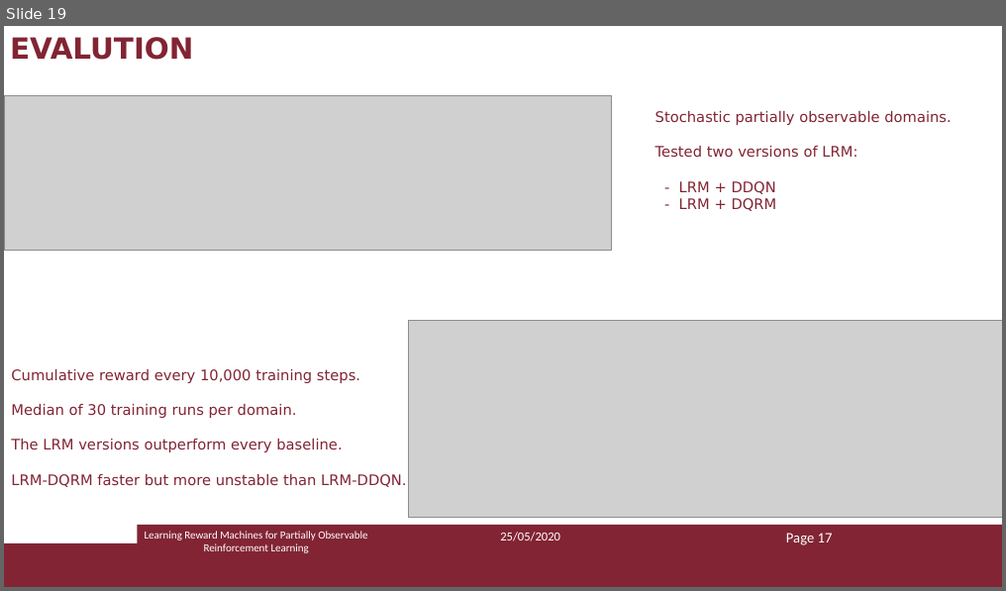
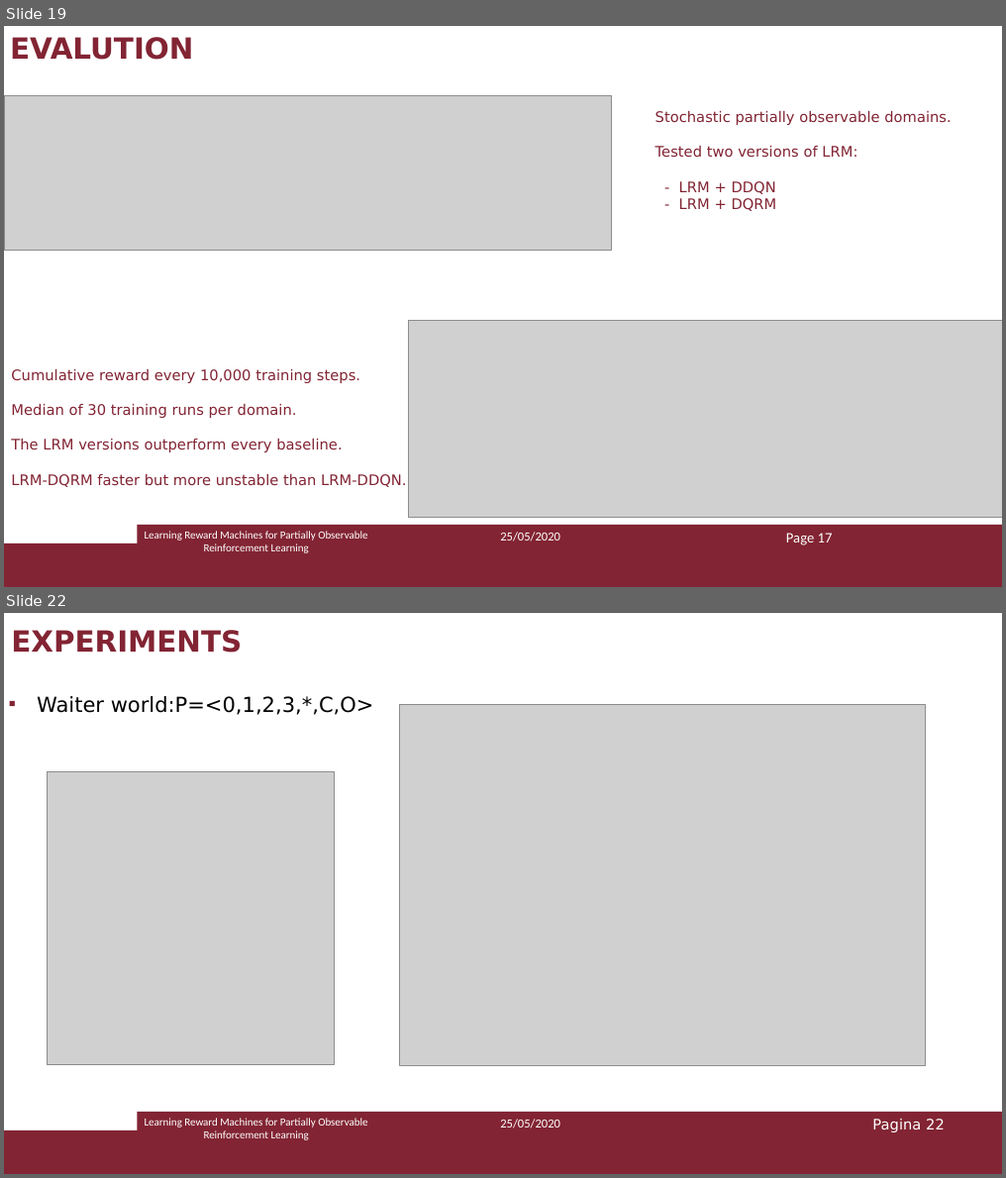
Before and after one commit to Marvet94/reasoning_agents_project_2020, a slide deck: ra_presentazione.pptx. Shown one above the other, each under a label of ours: slide 19 before the commit, slides 19 and 22 after it; the slides between them are not shown. The pictures are 1006x591 and 1006x1178 pixels, drawn with LibreOffice and Linux fonts; fonts in the diff are those of the drawing; grey boxes stand for pictures. Boxes give left, top, right and bottom in pixels: in the first picture for what was removed or moved away, otherwise in the second. Text is boxed around its words. In the diff, an @@ line names an element or a change of style, - is before the commit and + after.

```diff
--- a/ra_presentazione.pptx
+++ b/ra_presentazione.pptx
@@ slide 22 added at (x1=4, y1=613, x2=1002, y2=1174), background #FFFFFF; not listed: 2 template elements that a slide beside it also shows @@
@@ text added at (x1=11, y1=630, x2=242, y2=653), 28 pt, text #822433, bold @@
+EXPERIMENTS
@@ text added at (x1=37, y1=696, x2=374, y2=715), 20 pt, text #000000 @@
+▪ Waiter world:P=<0,1,2,3,*,C,O>
@@ picture added at (x1=399, y1=704, x2=926, y2=1065) @@
@@ picture added at (x1=48, y1=772, x2=334, y2=1065) @@
@@ text added at (x1=145, y1=1118, x2=367, y2=1141), 10.5 pt, text #FFFFFF @@
+Learning Reward Machines for Partially Observable Reinforcement Learning
@@ text added at (x1=500, y1=1119, x2=560, y2=1129), 12 pt, text #FFFFFF @@
+25/05/2020
@@ page number added at (x1=872, y1=1119, x2=944, y2=1133), 14 pt, text #FFFFFF @@
+Pagina 22
```
Also in this commit, not shown: 4 slides changed, 2 other slides added, 2 slides removed.
